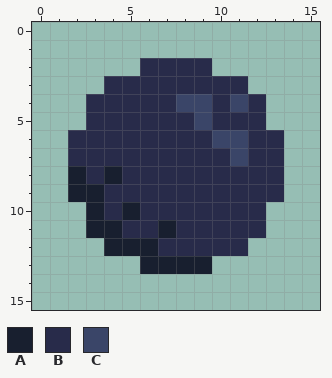
Pixel-art sprite, stored at items/item_resources/blueberry/blueberry.png. This is how it looked before the edit.
The file is 16x16 pixels.
Palette (. is transparent): A #181f2f  B #282b4a  C #3a4568
Now the later version:
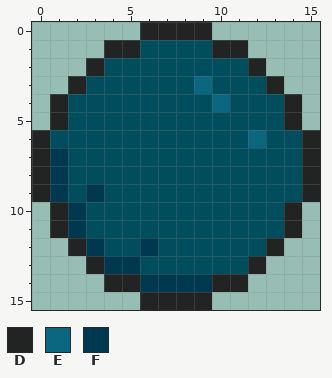
Colours new in this view: D #222323  E #0b667f  F #003850
Change:
{"colour":"B","old":"#282b4a","new":"#004d5e"}
{"y":0,"x":6,"old":"....","new":"DDDD"}
{"y":1,"x":4,"old":"........","new":"DDBBBBDD"}
{"y":2,"x":3,"old":"...","new":"DBB"}
{"y":2,"x":10,"old":"...","new":"BBD"}
{"y":3,"x":2,"old":"..","new":"DB"}
{"y":3,"x":9,"old":"B","new":"E"}
{"y":3,"x":12,"old":"..","new":"BD"}
{"y":4,"x":1,"old":"..","new":"DB"}
{"y":4,"x":8,"old":"CCBC","new":"BBEB"}
{"y":4,"x":13,"old":"..","new":"BD"}
{"y":5,"x":1,"old":"..","new":"DB"}
{"y":5,"x":9,"old":"C","new":"B"}
{"y":5,"x":13,"old":"..","new":"BD"}
{"y":6,"x":0,"old":"..","new":"DB"}
{"y":6,"x":10,"old":"CCB","new":"BBE"}
{"y":6,"x":14,"old":"..","new":"BD"}
{"y":7,"x":0,"old":"..","new":"DF"}
{"y":7,"x":11,"old":"C","new":"B"}
{"y":7,"x":14,"old":"..","new":"BD"}
{"y":8,"x":0,"old":"..A","new":"DFB"}
{"y":8,"x":4,"old":"A","new":"B"}
{"y":8,"x":14,"old":"..","new":"BD"}
{"y":9,"x":0,"old":"..AA","new":"DFBF"}
{"y":9,"x":14,"old":"..","new":"BD"}
{"y":10,"x":1,"old":"..A","new":"DFB"}
{"y":10,"x":5,"old":"A","new":"B"}
{"y":10,"x":13,"old":"..","new":"BD"}
{"y":11,"x":1,"old":"..AA","new":"DFBB"}
{"y":11,"x":7,"old":"A","new":"B"}
{"y":11,"x":13,"old":"..","new":"BD"}
{"y":12,"x":2,"old":"..AAA","new":"DFBBF"}
{"y":12,"x":12,"old":"..","new":"BD"}
{"y":13,"x":3,"old":"...AAAA...","new":"DFFBBBBBBD"}
{"y":14,"x":4,"old":"........","new":"DDFFFFDD"}
{"y":15,"x":6,"old":"....","new":"DDDD"}
{"label":"changed","picture_box":[32,22,320,310]}
